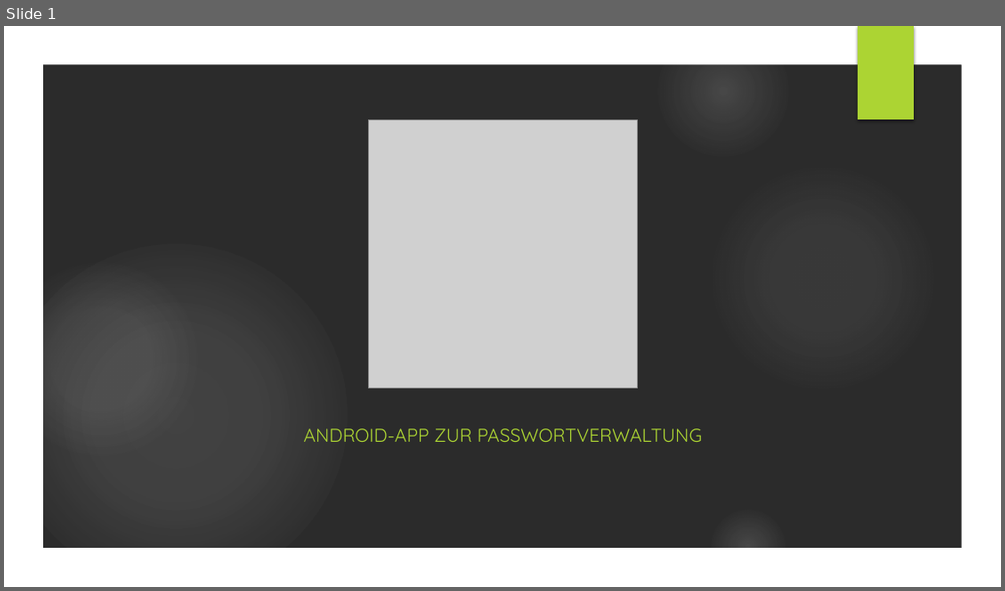
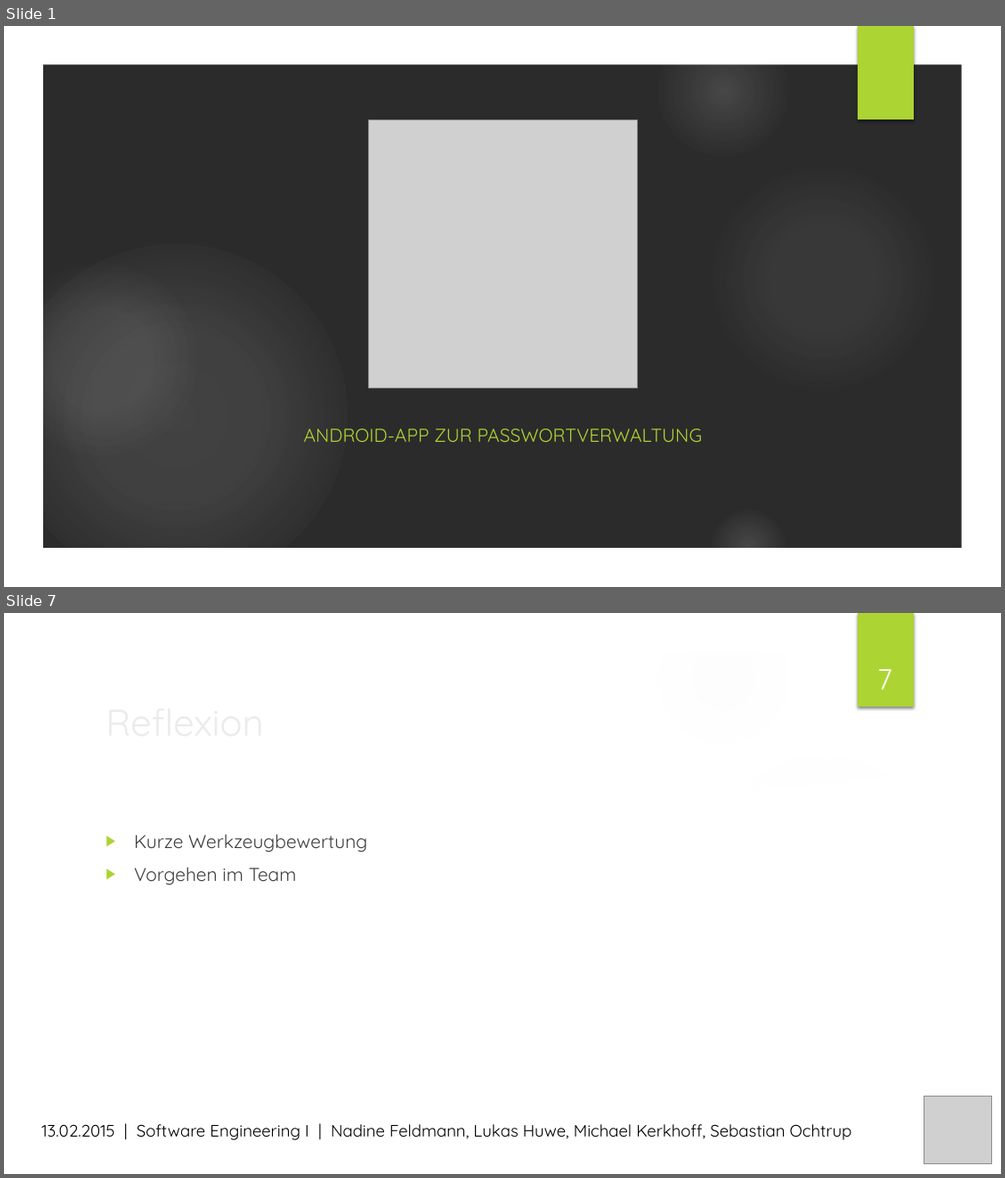
Before and after one commit to MrXXX92/pwsafe, a slide deck: Dokumentation/PWSafe Präsentation.pptx. Shown one above the other, each under a label of ours: slide 1 before the commit, slides 1 and 7 after it; the slides between them are not shown. The pictures are 1005x591 and 1005x1178 pixels, drawn with LibreOffice and Linux fonts; fonts in the diff are those of the drawing; grey boxes stand for pictures; background and template pictures are left out; a plain dark background stands for a picture behind light text. Boxes give left, top, right and bottom in pixels: in the first picture for what was removed or moved away, otherwise in the second. Text is boxed around its words. In the diff, an @@ line names an element or a change of style, - is before the commit and + after.

```diff
--- a/Dokumentation/PWSafe Präsentation.pptx
+++ b/Dokumentation/PWSafe Präsentation.pptx
@@ slide 7 added at bbox=[4, 613, 1001, 1174], background picture (left out); not listed: 7 template elements that a slide beside it also shows @@
@@ title added at bbox=[98, 692, 815, 750], 36 pt, text #EBEBEB @@
+Reflexion
@@ page number added at bbox=[877, 669, 892, 690], 28 pt, text #FFFFFF @@
+7
@@ freeform shape added at bbox=[697, 738, 970, 819], fill #FFFFFF at 20% opacity @@
@@ freeform shape added at bbox=[41, 765, 963, 1136], fill #FFFFFF @@
@@ text added at bbox=[134, 834, 367, 884], 18 pt, text #404040 @@
+▶ Kurze Werkzeugbewertung
+▶ Vorgehen im Team
@@ picture added at bbox=[923, 1096, 991, 1163] @@
@@ text added at bbox=[41, 1124, 852, 1140], 16 pt, text #000000 @@
+13.02.2015 | Software Engineering I | Nadine Feldmann, Lukas Huwe, Michael Kerkhoff, Sebastian Ochtrup
```
Also in this commit, not shown: 1 slide changed, 6 other slides added.
